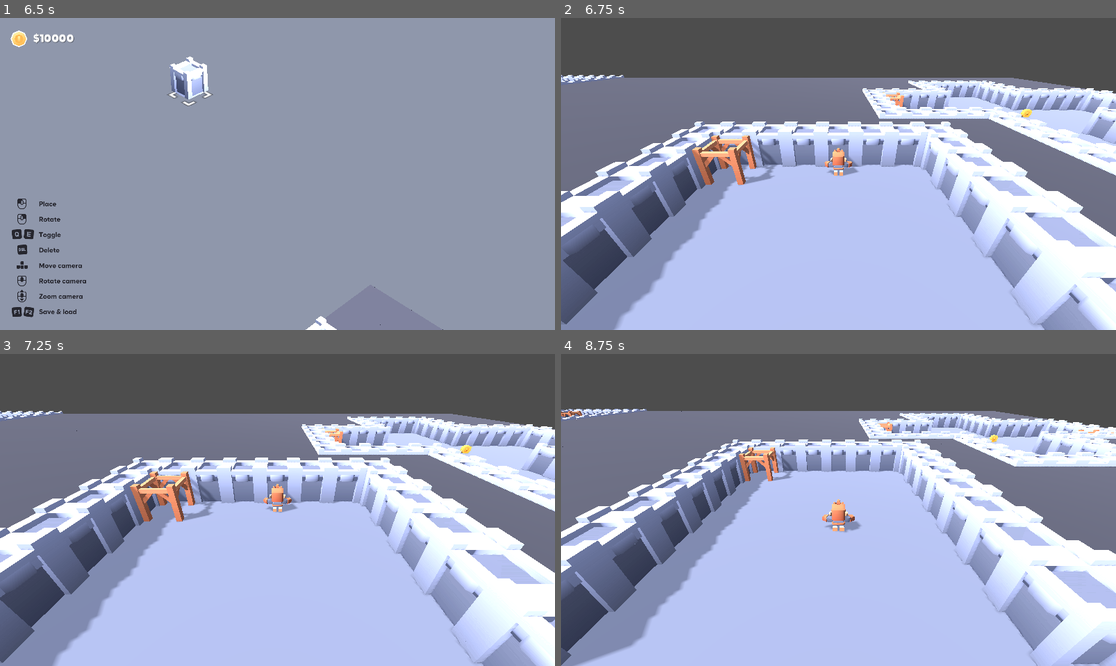
Above: before the commit, frames 1-4 (two rows, left to right).
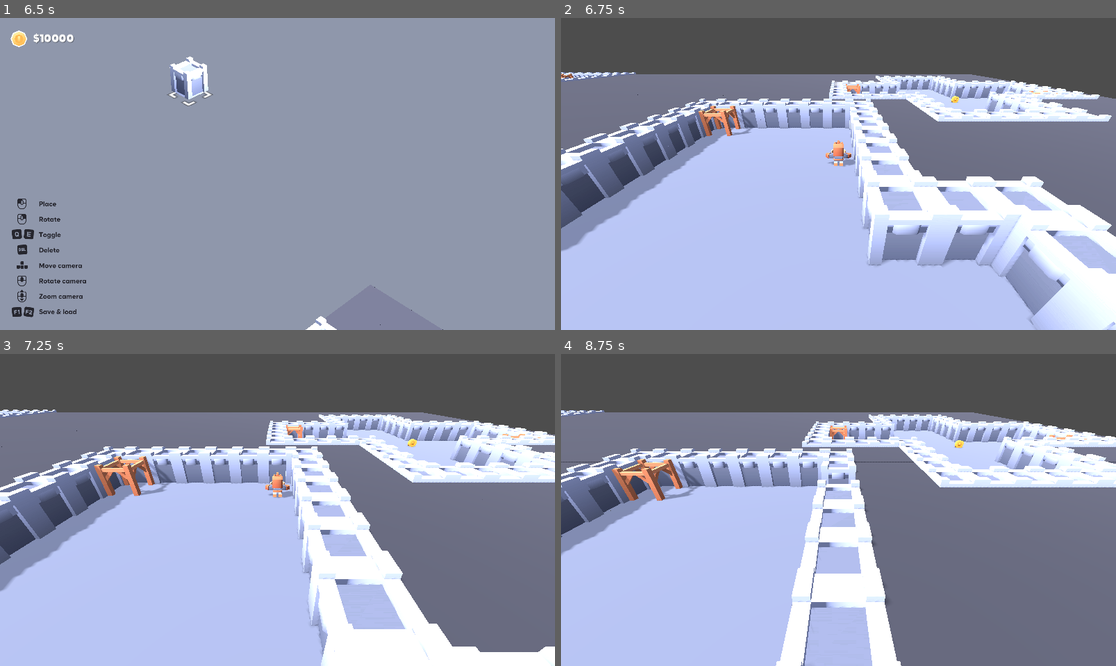
Above: after the commit, the same moments.

Repository: ufjf-gamelab/pcglab3d
Game: Godot game, scene res://scenes/main.tscn
The game is run twice, just before and just after one commit, with the same random seed, the same clock (stepped at 60 frames per second) and the same inputs.
Inputs (mouse positions are in pixels of both pictures, inside the frame that each line leads up to):
- Up to frame 1 (6.5 s): tap Enter at 0.5, 2.75 s; move the mouse to (399, 158) at 0.52 s; hold D (move_right) 0.53-1.28 s; hold Tab (toggle_mode) 0.53-1.28 s; tap Space at 1.25, 4.25 s; move the mouse to (166, 189) at 1.27 s; hold S (move_back) 1.28-2.03 s; click (166, 189) at 1.35 s; tap Tab (toggle_mode) at 1.55, 2.3, 3.05, 4.55, 6.05 s; move the mouse to (333, 105) at 2.02 s; hold D (move_right) 2.03-2.78 s; hold F (camera_center) 2.03-2.78 s; move the mouse to (249, 236) at 2.77 s; hold W (move_forward) 2.78-3.53 s; tap Middle mouse button (camera_rotate) at 2.85 s; move the mouse to (444, 220) at 3.52 s; hold Tab (toggle_mode) 3.53-4.28 s; hold A (move_left) 3.53-5.03 s; tap Delete (demolish) at 3.6 s; move the mouse to (111, 127) at 4.27 s; tap G (generate_dungeon) at 4.35 s; move the mouse to (305, 174) at 5.02 s; hold S (move_back) 5.03-5.78 s; hold Tab (toggle_mode) 5.03-5.78 s; right-click (305, 174) at 5.1 s; move the mouse to (194, 96) at 5.77 s; hold D (move_right) from 5.78 s (still down); tap E (structure_next) at 5.85 s
- Up to frame 2 (6.75 s): move the mouse to (960, 158) at 6.52 s; release D (move_right) at 6.53 s; hold W (move_forward) from 6.53 s (still down); hold Tab (toggle_mode) from 6.53 s (still down); tap Q (structure_previous) at 6.6 s
- Up to frame 3 (7.25 s): keep holding W (move_forward); keep holding Tab (toggle_mode)
- Up to frame 4 (8.75 s): move the mouse to (727, 525) at 7.27 s; release W (move_forward) at 7.28 s; release Tab (toggle_mode) at 7.28 s; hold D (move_right) 7.28-8.03 s; tap Tab (toggle_mode) at 7.35 s; move the mouse to (894, 441) at 8.02 s; hold S (move_back) from 8.03 s (still down); hold Tab (toggle_mode) from 8.03 s (still down); tap Mouse wheel up (zoom_in) at 8.1 s

Frame 1 is identical in both runs. In frame 2, 39% of the frame differs, in the area x 0-100%, y 17-100%; in frame 3, 47%; in frame 4, 55%.

Commit message:
feat: preenche gridmap com as ultimas posicoes das instancias

Diff:
--- a/scripts/main.gd
+++ b/scripts/main.gd
@@ -25,11 +25,9 @@
 	if mode == Mode.PLAY:
 		update_player_camera(delta)
 
-var backup_cells = {}
-
 func spawn_play_objects_from_gridmap():
 	# Mapeamento dos IDs do GridMap para cenas reais
-	var tile_to_scene = {
+	var tile_id_to_scene = {
 		3: preload("res://scenes/playable/coin.tscn"),
 		4: preload("res://scenes/playable/enemy.tscn"),
 		5: preload("res://scenes/playable/portal.tscn"),
@@ -41,47 +39,72 @@
 		var id = gridmap.get_cell_item(cell)
 
 		# Verifica se é um tile que necessita de instância
-		if tile_to_scene.has(id):
+		if tile_id_to_scene.has(id):
 			# Captura posicao local e converte para global
 			var local_pos = gridmap.map_to_local(cell)
 			var world_pos = gridmap.to_global(local_pos)
 
 			# Instacia objetos
-			var obj = tile_to_scene[id].instantiate()
+			var obj = tile_id_to_scene[id].instantiate()
+
 			match id:
-				3: obj.name = "Coin"
-				4: obj.name = "Enemy"
-				5: obj.name = "Portal"
-				6: obj.name = "Player"
+				3: obj.add_to_group("Coins")
+				4: obj.add_to_group("Enemies")
+				5: obj.add_to_group("Portals")
+				6:
+					obj.add_to_group("Players")
+					obj.name = "Player"
 			world.add_child(obj)
 			obj.global_position = world_pos
 
-			backup_cells[cell] = id
 			gridmap.set_cell_item(cell, 2)
 
 func _ready():
 	enter_creation_mode()
 
-func toggle_mode():
+func toggle_mode() -> void:
 	if mode == Mode.CREATION:
 		enter_play_mode()
 	else:
 		enter_creation_mode()
 
+func get_cell_pos(entity):
+	var world_pos = entity.global_position
+	var local_pos = gridmap.to_local(world_pos)
+	var cell_pos = gridmap.local_to_map(local_pos)
+	return cell_pos
+
 func recover_gridmap():
-	for pos in backup_cells.keys():
-		gridmap.set_cell_item(pos, backup_cells[pos])
-	backup_cells = {}
+	var coins = get_tree().get_nodes_in_group("Coins")
+	var enemies = get_tree().get_nodes_in_group("Enemies")
+	var portals = get_tree().get_nodes_in_group("Portals")
+	var players = get_tree().get_nodes_in_group("Players")
+
+	for coin in coins:
+		var cell_pos = get_cell_pos(coin)
+		gridmap.set_cell_item(cell_pos, 3)
+
+	for enemy in enemies:
+		var cell_pos = get_cell_pos(enemy)
+		gridmap.set_cell_item(cell_pos, 4)
+
+	for portal in portals:
+		var cell_pos = get_cell_pos(portal)
+		gridmap.set_cell_item(cell_pos, 5)
+
+	for player in players:
+		var cell_pos = get_cell_pos(player)
+		gridmap.set_cell_item(cell_pos, 6)
 
 func enter_creation_mode():
 	mode = Mode.CREATION
 
 	builder.set_process(true)
 
+	recover_gridmap()
+
 	for child in world.get_children():
 		child.queue_free()
-
-	recover_gridmap()
 
 	edit_camera.current = true
 	player_camera.current = false
